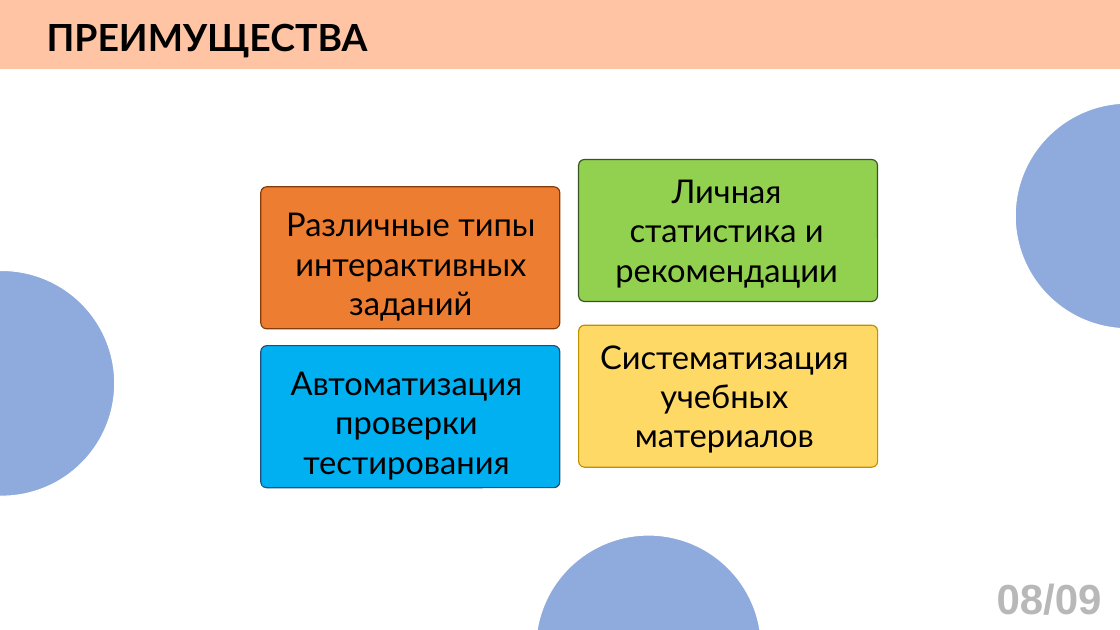
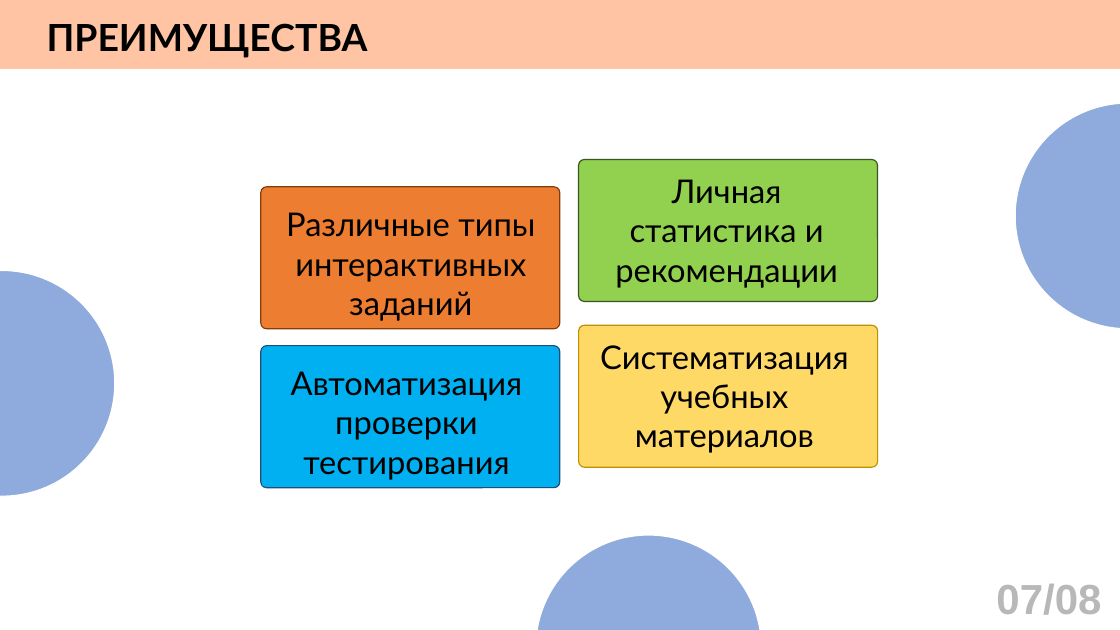
Before and after one commit to AngelGrinota/presentation, a slide deck: slide 7 of презентация.pptx (slide 8 before the commit). Drawn at 1120x630 pixels with LibreOffice and Linux fonts; fonts in the diff are those of the drawing. Boxes give left, top, right and bottom in pixels: in the first picture for what was removed or moved away, otherwise in the second. Text is boxed around its words. In the diff, an @@ line names an element or a change of style, - is before the commit and + after.

```diff
--- a/презентация.pptx
+++ b/презентация.pptx
@@ text at bbox=[996, 584, 1101, 615]: text changed @@
-08/09
+07/08
```
Also in this commit, not shown: 2 other slides changed, 1 slide removed, 1 other file.
